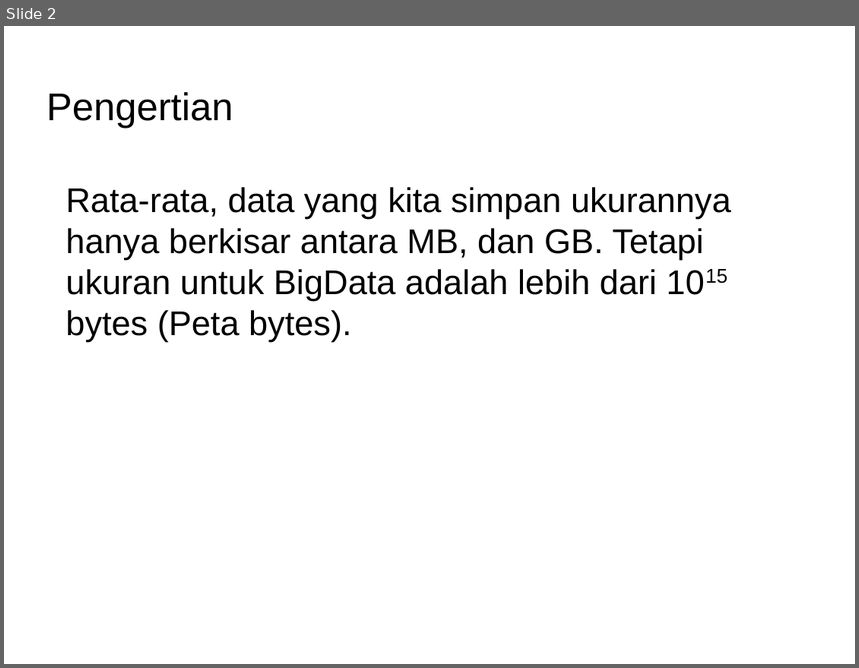
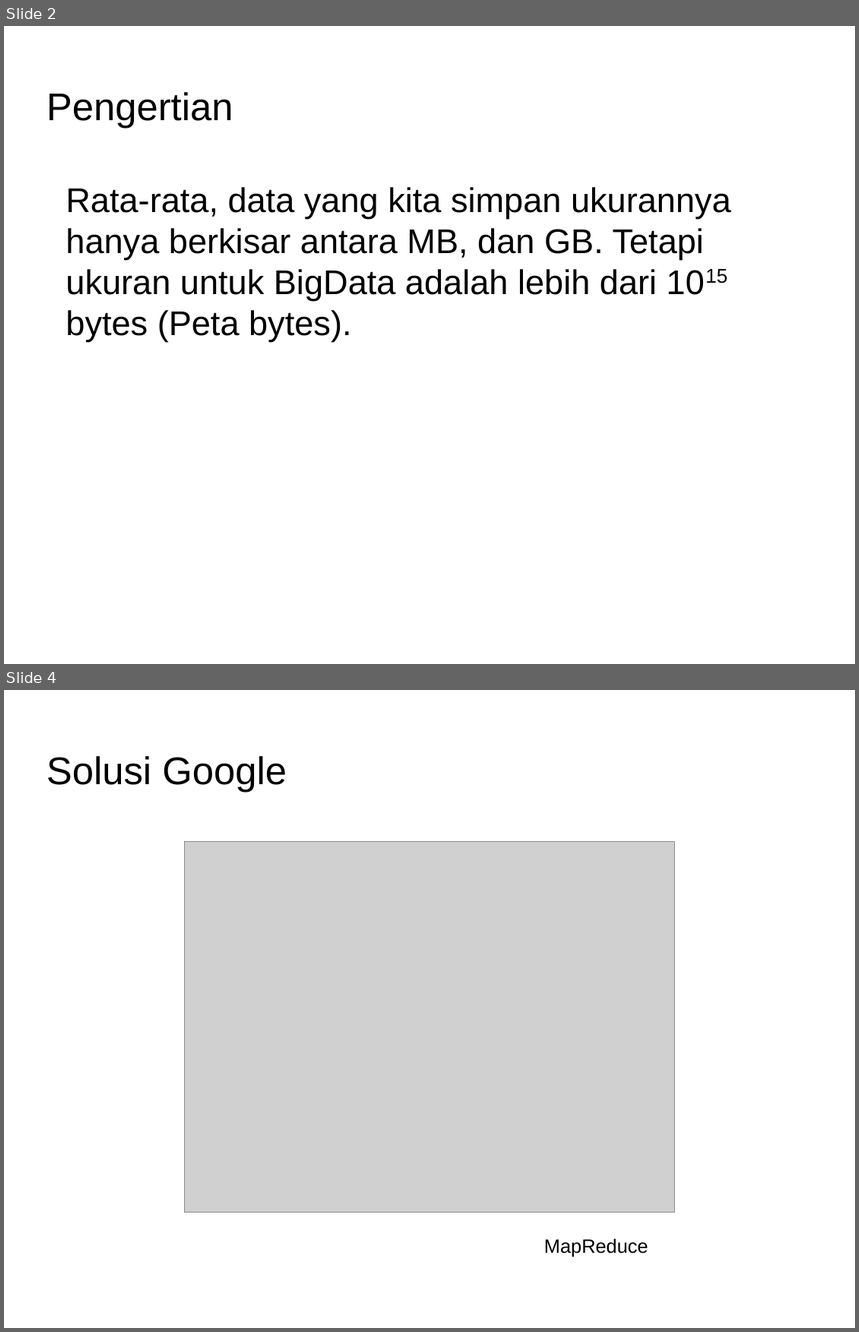
Before and after one commit to Dickyfathur7/pemrograman-komputer-2, a slide deck: 07-big-data-BELUM-SELESAI/slide-big-data.odp. Shown one above the other, each under a label of ours: slide 2 before the commit, slides 2 and 4 after it; the slides between them are not shown. The pictures are 859x668 and 859x1332 pixels, drawn with LibreOffice and Linux fonts; fonts in the diff are those of the drawing; grey boxes stand for pictures; background and template pictures are left out. Boxes give left, top, right and bottom in pixels: in the first picture for what was removed or moved away, otherwise in the second. Text is boxed around its words. In the diff, an @@ line names an element or a change of style, - is before the commit and + after.

```diff
--- a/07-big-data-BELUM-SELESAI/slide-big-data.odp
+++ b/07-big-data-BELUM-SELESAI/slide-big-data.odp
@@ slide 4 added at [4, 690, 855, 1328], background picture (left out) @@
@@ title added at [47, 756, 287, 792], 36 pt, text #000000 @@
+Solusi Google
@@ picture added at [185, 842, 675, 1212] @@
@@ text added at [544, 1239, 648, 1258], 18 pt, text #000000 @@
+MapReduce
```
Also in this commit, not shown: 4 other slides added, 3 other files.
